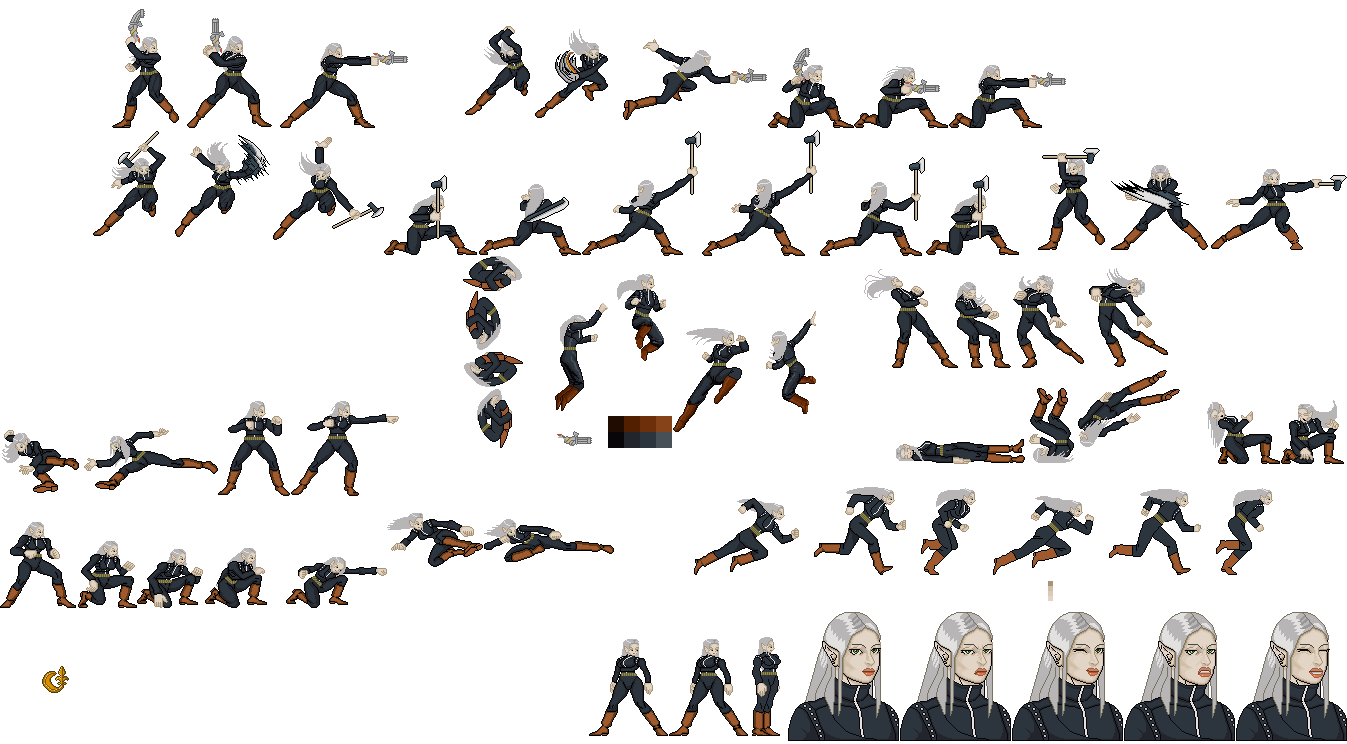
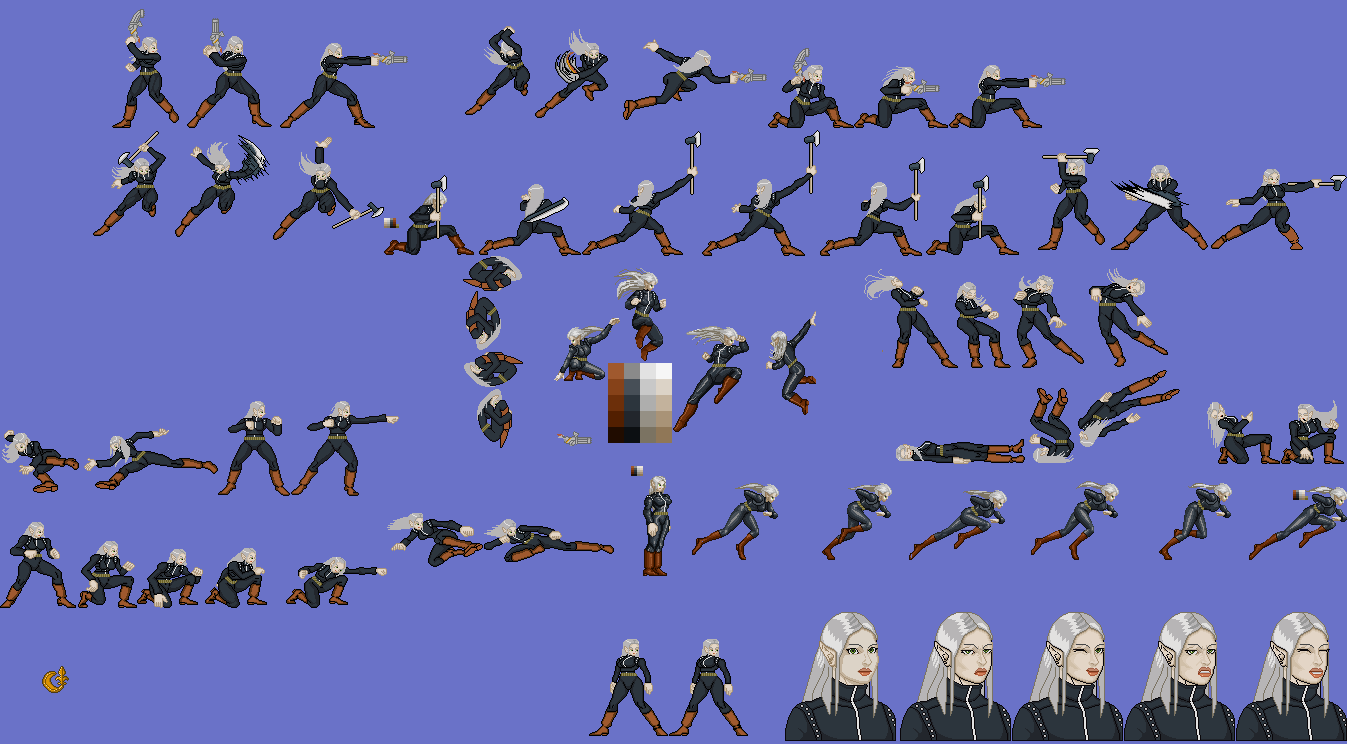
Before/after of a 1347×744 layered artwork. What changed in the layer stack:
painted on "arma Mescladas" (1st of 13, in "Usando metralhadora") over [428, 0, 940, 128]
painted on "arma Mescladas" (2nd of 13, in "Usando metralhadora") over [748, 0, 1132, 192]
painted on "arma Mescladas" (3rd of 13, in "Usando metralhadora") over [44, 0, 428, 192]
painted on "arma Mescladas" (4th of 13, in "Usando machado") over [0, 128, 1347, 256]
removed layer "arma Mescladas" (5th of 14, in "Usando machado") from group "Usando machado" over [300, 128, 1068, 320]
moved "Pintar camada 1" (1st of 5, in "Usando machado") into group "Usando machado", painted on it over [296, 127, 1128, 744]
added layer "Pintar camada 1" (2nd of 5, in "Desarmado") in group "Desarmado" over [576, 384, 768, 640]
painted on "arma Mescladas" (8th of 13, in "Desarmado") over [608, 384, 1347, 640]
added layer "Pintar camada 1" (3rd of 5, in "Desarmado") in group "Desarmado" over [616, 383, 1347, 639]
added layer "Pintar camada 1" (4th of 5, in "Desarmado") in group "Desarmado" over [650, 386, 842, 578]
painted on "arma Mescladas" (9th of 13, in "Desarmado") over [0, 320, 940, 640]
painted on "Pintar camada 1" (5th of 5, in "Desarmado") over [465, 576, 785, 744]
painted on "Dash" over [333, 410, 973, 602]
painted on "WALLJUMP" over [576, 192, 896, 512]
painted on "climb" over [312, 192, 888, 704]
painted on "Copiar de Mork face" (1st of 4, in "Faces dos dialogos") over [108, 576, 1324, 744]
painted on "Copiar de Mork face" (2nd of 4, in "Faces dos dialogos") over [300, 576, 1132, 744]
painted on "Copiar de Mork face" (3rd of 4, in "Faces dos dialogos") over [0, 576, 1347, 744]
painted on "Copiar de Mork face" (4th of 4, in "Faces dos dialogos") over [172, 576, 1196, 744]
removed layer "Pintar camada 5" from group "Faces dos dialogos" over [256, 576, 1152, 640]
painted on "Mork face" over [428, 576, 1004, 744]
showed "Background", painted on it over [0, 0, 1347, 744]
…and 1 more changes (1 painted)
